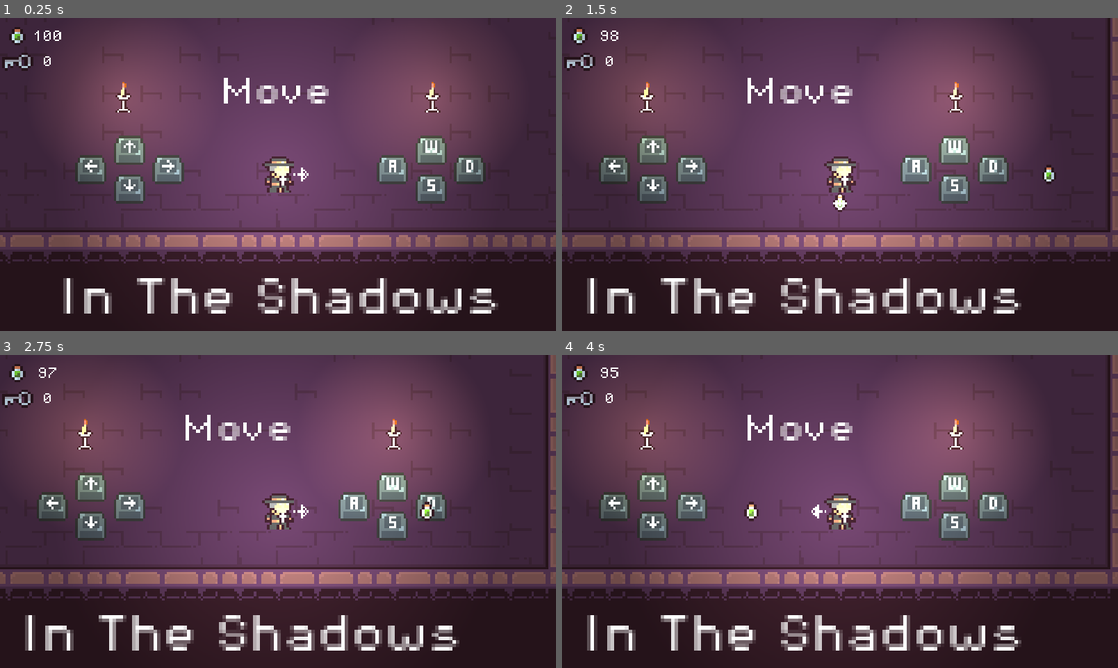
Above: before the commit, frames 1-4 (two rows, left to right).
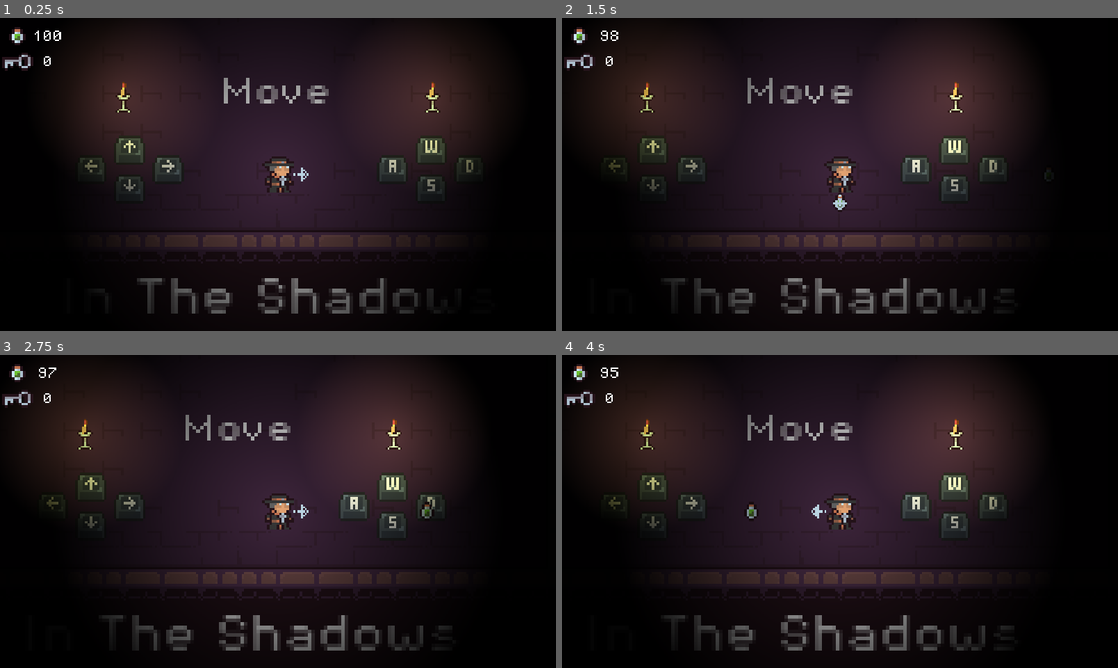
Above: after the commit, the same moments.

Repository: jmedina21/Pirate-Software-Jam-Jun-2024
Game: Godot game, scene res://Scenes/menu.tscn
The game is run twice, just before and just after one commit, with the same random seed, the same clock (stepped at 60 frames per second) and the same inputs. Sound files missing from this copy of the repository are replaced by a short silence.
Inputs:
- Up to frame 1 (0.25 s): no input
- Up to frame 2 (1.5 s): hold D (right) 0.53-1.28 s; tap Space (action) at 0.6, 1.35 s; hold S (down) from 1.28 s (still down)
- Up to frame 3 (2.75 s): release S (down) at 2.03 s; hold D (right) from 2.03 s (still down); tap Space (action) at 2.1 s
- Up to frame 4 (4 s): release D (right) at 2.78 s; hold Up (up) 2.78-3.53 s; tap Space (action) at 2.85, 3.6 s; hold A (left) from 3.53 s (still down)

The runs differ from the first frame. In frame 1, 100% of the frame differs, in the area x 0-100%, y 0-100%; in frame 2, 100%; in frame 3, 100%; in frame 4, 100%.

Commit message:
manage multiple animation on necromancer

Diff:
--- a/Scenes/level_1.tscn
+++ b/Scenes/level_1.tscn
@@ -52,7 +52,6 @@
 position = Vector2(-120, 8)
 
 [node name="DirectionalLight2D" type="DirectionalLight2D" parent="."]
-visible = false
 color = Color(1, 1, 1, 0.980392)
 blend_mode = 1
 
--- a/Scenes/level_2.tscn
+++ b/Scenes/level_2.tscn
@@ -66,7 +66,6 @@
 position = Vector2(328, 297)
 
 [node name="DirectionalLight2D" type="DirectionalLight2D" parent="."]
-visible = false
 color = Color(1, 1, 1, 0.980392)
 blend_mode = 1
 
--- a/Scenes/menu.tscn
+++ b/Scenes/menu.tscn
@@ -575,13 +575,18 @@
 region_rect = Rect2(65, 34, 30, 12)
 
 [node name="Levels" type="Label" parent="."]
-offset_left = -42.0
-offset_top = -191.0
-offset_right = 38.0
-offset_bottom = -168.0
+offset_left = 56.0
+offset_top = -176.0
+offset_right = 72.0
+offset_bottom = -83.0
 theme_override_fonts/font = ExtResource("4_hle5c")
 theme_override_font_sizes/font_size = 12
-text = "Levels"
+text = "L
+E
+V
+E
+L
+S"
 horizontal_alignment = 1
 vertical_alignment = 1
 
@@ -594,7 +599,6 @@
 text = "In The Shadows"
 
 [node name="DirectionalLight2D" type="DirectionalLight2D" parent="."]
-visible = false
 color = Color(1, 1, 1, 0.980392)
 blend_mode = 1
 
@@ -605,7 +609,7 @@
 position = Vector2(64, 8)
 
 [node name="hatch" parent="." instance=ExtResource("2_qlkti")]
-position = Vector2(-64, -112)
+position = Vector2(32, -96)
 target_scene = "res://Scenes/level_1.tscn"
 
 [node name="1" type="Label" parent="hatch"]
@@ -627,7 +631,7 @@
 vertical_alignment = 1
 
 [node name="hatch2" parent="." instance=ExtResource("2_qlkti")]
-position = Vector2(0, -112)
+position = Vector2(32, -128)
 target_scene = "res://Scenes/level_2.tscn"
 
 [node name="2" type="Label" parent="hatch2"]
@@ -649,7 +653,7 @@
 vertical_alignment = 1
 
 [node name="hatch3" parent="." instance=ExtResource("2_qlkti")]
-position = Vector2(64, -112)
+position = Vector2(32, -160)
 target_scene = "res://Scenes/level_3.tscn"
 
 [node name="3" type="Label" parent="hatch3"]
--- a/Scenes/necromancer.tscn
+++ b/Scenes/necromancer.tscn
@@ -1,42 +1,12 @@
-[gd_scene load_steps=12 format=3 uid="uid://d2nsjiihjwir2"]
+[gd_scene load_steps=11 format=3 uid="uid://d2nsjiihjwir2"]
 
 [ext_resource type="Script" path="res://Scripts/necromancer.gd" id="1_ro6dv"]
-[ext_resource type="Texture2D" uid="uid://dr3cg8wpyr4r0" path="res://Assets/shadow enemy.png" id="1_s5axl"]
-[ext_resource type="Texture2D" uid="uid://dmqw6lh1jhguc" path="res://Assets/shadow enemy eyes closed2.png" id="2_kh3hk"]
 [ext_resource type="PackedScene" uid="uid://cyjtc8h2wx0va" path="res://Scenes/kill_zone.tscn" id="3_clvfj"]
+[ext_resource type="Texture2D" uid="uid://gcpboaicnlmr" path="res://Assets/necromancer idle.png" id="4_7yr3b"]
 [ext_resource type="Texture2D" uid="uid://cpbp700t5abbo" path="res://Assets/necro death anim.png" id="5_31ieo"]
 
 [sub_resource type="RectangleShape2D" id="RectangleShape2D_o6adc"]
 size = Vector2(13, 14.875)
-
-[sub_resource type="SpriteFrames" id="SpriteFrames_p3g23"]
-animations = [{
-"frames": [{
-"duration": 1.0,
-"texture": ExtResource("1_s5axl")
-}, {
-"duration": 1.0,
-"texture": ExtResource("1_s5axl")
-}, {
-"duration": 1.0,
-"texture": ExtResource("1_s5axl")
-}, {
-"duration": 1.0,
-"texture": ExtResource("1_s5axl")
-}, {
-"duration": 1.0,
-"texture": ExtResource("1_s5axl")
-}, {
-"duration": 1.0,
-"texture": ExtResource("1_s5axl")
-}, {
-"duration": 1.0,
-"texture": ExtResource("2_kh3hk")
-}],
-"loop": true,
-"name": &"default",
-"speed": 4.0
-}]
 
 [sub_resource type="RectangleShape2D" id="RectangleShape2D_qmjk4"]
 size = Vector2(15, 15.5)
@@ -81,6 +51,18 @@
 "update": 1,
 "values": [0, 1, 2, 3, 4]
 }
+tracks/3/type = "value"
+tracks/3/imported = false
+tracks/3/enabled = true
+tracks/3/path = NodePath("Sprite2D:texture")
+tracks/3/interp = 1
+tracks/3/loop_wrap = true
+tracks/3/keys = {
+"times": PackedFloat32Array(0),
+"transitions": PackedFloat32Array(1),
+"update": 1,
+"values": [ExtResource("5_31ieo")]
+}
 
 [sub_resource type="Animation" id="Animation_rmacg"]
 length = 0.001
@@ -120,11 +102,65 @@
 "update": 1,
 "values": [0]
 }
+tracks/3/type = "value"
+tracks/3/imported = false
+tracks/3/enabled = true
+tracks/3/path = NodePath("Sprite2D:texture")
+tracks/3/interp = 1
+tracks/3/loop_wrap = true
+tracks/3/keys = {
+"times": PackedFloat32Array(0),
+"transitions": PackedFloat32Array(1),
+"update": 1,
+"values": [ExtResource("5_31ieo")]
+}
+
+[sub_resource type="Animation" id="Animation_5wt3j"]
+resource_name = "idle"
+length = 2.0
+loop_mode = 1
+tracks/0/type = "value"
+tracks/0/imported = false
+tracks/0/enabled = true
+tracks/0/path = NodePath("Sprite2D:texture")
+tracks/0/interp = 1
+tracks/0/loop_wrap = true
+tracks/0/keys = {
+"times": PackedFloat32Array(0),
+"transitions": PackedFloat32Array(1),
+"update": 1,
+"values": [ExtResource("4_7yr3b")]
+}
+tracks/1/type = "value"
+tracks/1/imported = false
+tracks/1/enabled = true
+tracks/1/path = NodePath("Sprite2D:hframes")
+tracks/1/interp = 1
+tracks/1/loop_wrap = true
+tracks/1/keys = {
+"times": PackedFloat32Array(0),
+"transitions": PackedFloat32Array(1),
+"update": 1,
+"values": [2]
+}
+tracks/2/type = "value"
+tracks/2/imported = false
+tracks/2/enabled = true
+tracks/2/path = NodePath("Sprite2D:frame")
+tracks/2/interp = 1
+tracks/2/loop_wrap = true
+tracks/2/keys = {
+"times": PackedFloat32Array(0, 1.9),
+"transitions": PackedFloat32Array(1, 1),
+"update": 1,
+"values": [0, 1]
+}
 
 [sub_resource type="AnimationLibrary" id="AnimationLibrary_6fgow"]
 _data = {
 "RESET": SubResource("Animation_rmacg"),
-"death": SubResource("Animation_km18p")
+"death": SubResource("Animation_km18p"),
+"idle": SubResource("Animation_5wt3j")
 }
 
 [node name="Necromancer" type="Area2D"]
@@ -133,19 +169,10 @@
 script = ExtResource("1_ro6dv")
 
 [node name="CollisionShape2D" type="CollisionShape2D" parent="."]
-visible = false
 position = Vector2(0, -0.5625)
 shape = SubResource("RectangleShape2D_o6adc")
 
-[node name="AnimatedSprite2D" type="AnimatedSprite2D" parent="."]
-visible = false
-sprite_frames = SubResource("SpriteFrames_p3g23")
-autoplay = "default"
-frame = 1
-frame_progress = 0.55559
-
 [node name="KillZone" parent="." instance=ExtResource("3_clvfj")]
-visible = false
 
 [node name="CollisionShape2D" type="CollisionShape2D" parent="KillZone"]
 position = Vector2(0, -0.25)
@@ -156,6 +183,7 @@
 libraries = {
 "": SubResource("AnimationLibrary_6fgow")
 }
+autoplay = "idle"
 
 [node name="Sprite2D" type="Sprite2D" parent="."]
 texture = ExtResource("5_31ieo")
--- a/Scenes/player.tscn
+++ b/Scenes/player.tscn
@@ -155,8 +155,6 @@
 
 [sub_resource type="GradientTexture2D" id="GradientTexture2D_jl7so"]
 gradient = SubResource("Gradient_yfsoi")
-width = 128
-height = 128
 fill = 1
 fill_from = Vector2(0.5, 0.5)
 
--- a/Scripts/necromancer.gd
+++ b/Scripts/necromancer.gd
@@ -1,8 +1,10 @@
 extends Area2D
 signal boss_died(position)
+@onready var collision_shape_2d = $KillZone/CollisionShape2D
 @onready var death_animation = $death_animation
 
 func on_death():
+	collision_shape_2d.disabled = true
 	death_animation.play("death")
 
 func _on_death_animation_animation_finished(anim_name):
--- a/Scripts/player.gd
+++ b/Scripts/player.gd
@@ -27,9 +27,13 @@
 
 func _ready():
 	if light_radius_width or light_radius_height:
+		print(point_light_2d.texture.width)
 		point_light_2d.texture.width = light_radius_width
 		point_light_2d.texture.height = light_radius_height
-
+	else:
+		point_light_2d.texture.width = 100
+		point_light_2d.texture.height = 100
+		print(point_light_2d.texture.width)
 	canvas_layer.visible = true
 	current_position = self.position
 	ui.potion_amount.text = str(attack_potion_count)
Binary file added: Assets/necromancer idle.png
Not shown, changed: Assets/necromancer idle.png.import
Binary file removed: Assets/shadow enemy eyes closed2.png
Binary file removed: Assets/shadow enemy.png
Not shown, removed: Assets/shadow enemy.png.import
